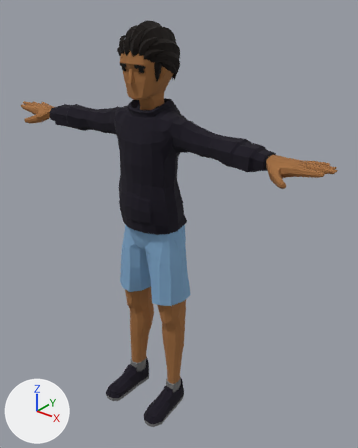
The glTF model public/assets/character.glb, before and after one commit.
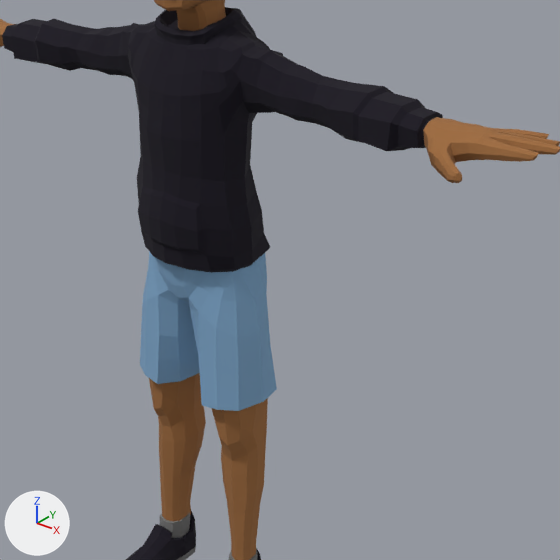
There are two pictures of each version: one whole from a 50 mm camera at (1.388, -1.597, 1.996) aimed at (0.096, 0.018, 0.994), one close up on the part from 13% to 94% of the width and 21% to 85% of the height. The lights are fixed; the arrows at lower left show +X, +Y and +Z. The last two pictures show the newer version. Where no turn or scale is listed for an object, it has been applied to the vertices.

The first close-up shows 'Casual_Body', 'Casual_Feet', 'Casual_Head', 'Casual_Legs'.
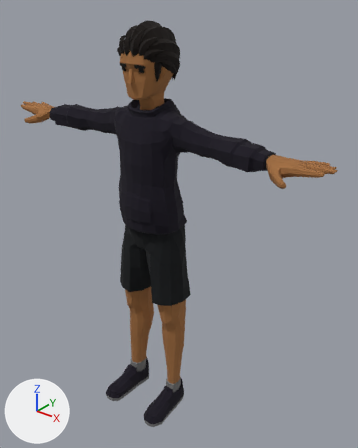
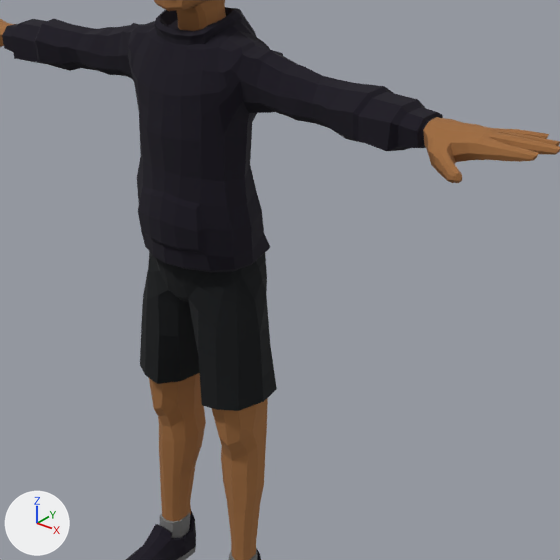
What differs and where, as boxes [x1, y1, x2, y2] in the close-ups (560 x 560 px):
```json
{"object": "Casual_Legs", "change": "recoloured", "before": [140, 251, 277, 414], "after": [140, 251, 277, 414], "on screen": "blue to black"}
```

Edits to the scene script, one JSON object a line:
```json
{"op": "set", "path": "mat_lightblue.base_color", "old": "(0.209, 0.381, 0.584)", "new": "(0.00256, 0.00391, 0.00521)", "note": "blue #7ea6c9 -> black #080d10"}
```
